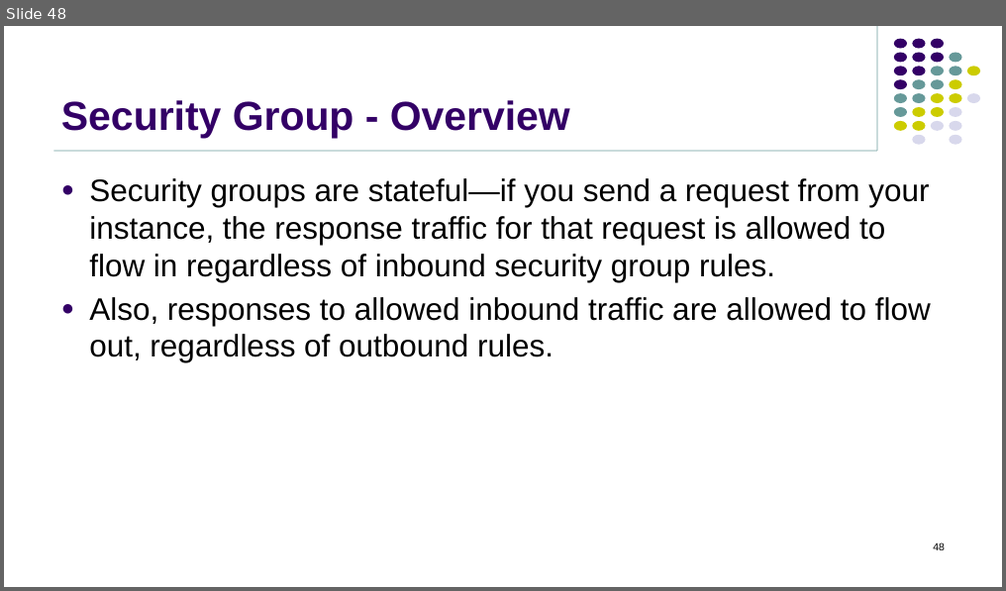
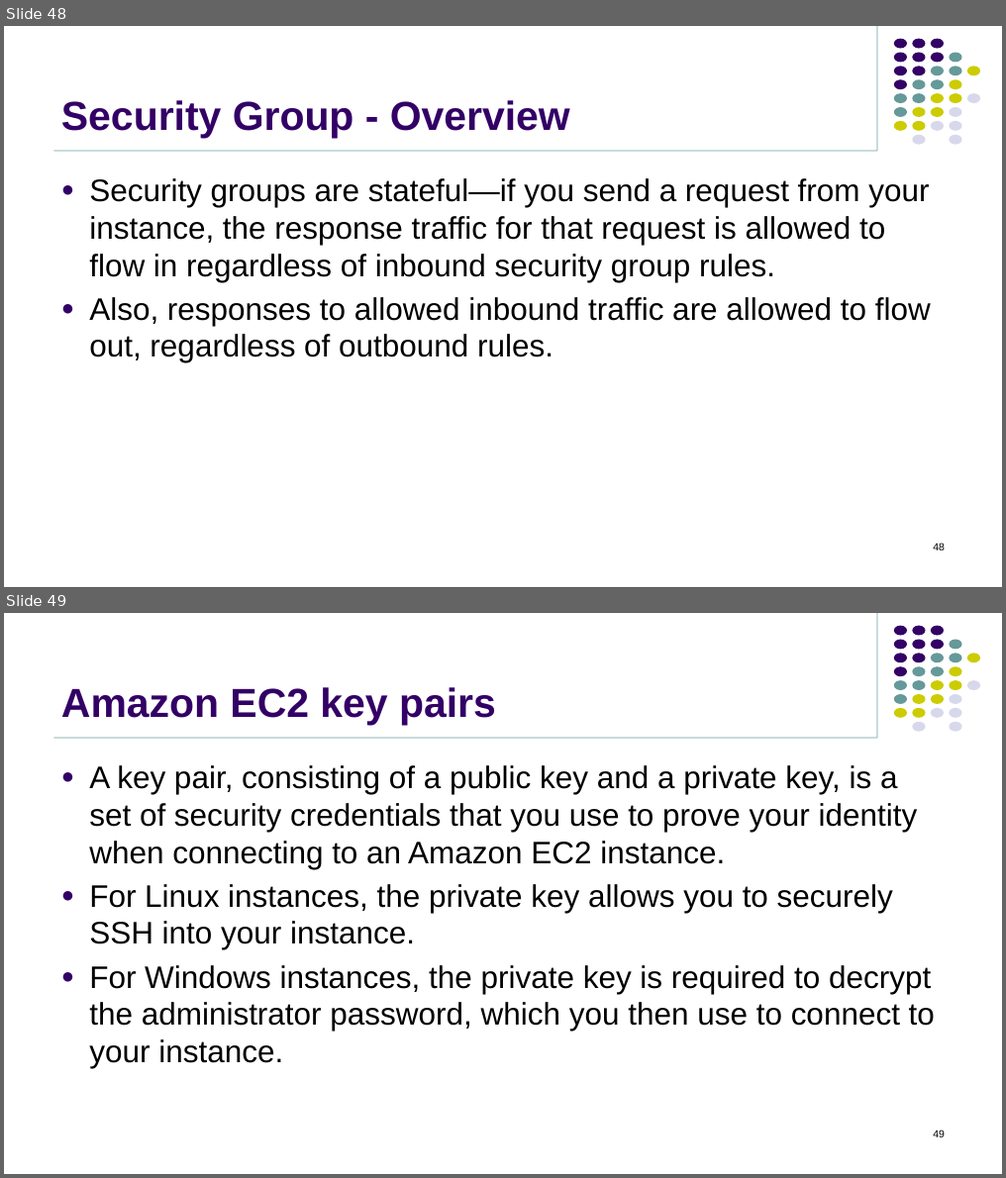
Before and after one commit to jasdhiratrevature/TrainingSlides, a slide deck: AWS/02_Amazon EC2.pptx. Shown one above the other, each under a label of ours: slide 48 before the commit, slides 48 and 49 after it. The pictures are 1006x591 and 1006x1178 pixels, drawn with LibreOffice and Linux fonts; fonts in the diff are those of the drawing; background and template pictures are left out. Boxes give left, top, right and bottom in pixels: in the first picture for what was removed or moved away, otherwise in the second. Text is boxed around its words. In the diff, an @@ line names an element or a change of style, - is before the commit and + after.

```diff
--- a/AWS/02_Amazon EC2.pptx
+++ b/AWS/02_Amazon EC2.pptx
@@ slide 49 added at <box>4,613,1002,1174</box>, background #FFFFFF; not listed: 33 template elements that a slide beside it also shows @@
@@ title added at <box>61,687,496,725</box>, 39 pt, text #330066, bold @@
+Amazon EC2 key pairs
@@ text added at <box>89,765,935,1068</box>, 30 pt, text #000000 @@
+● A key pair, consisting of a public key and a private key, is a set of security credentials that you use to prove your identity when connecting to an Amazon EC2 instance.
+● For Linux instances, the private key allows you to securely SSH into your instance.
+● For Windows instances, the private key is required to decrypt the administrator password, which you then use to connect to your instance.
@@ page number added at <box>933,1130,944,1138</box>, 10 pt, text #000000 @@
+49
```
Also in this commit, not shown: 2 other slides added.
